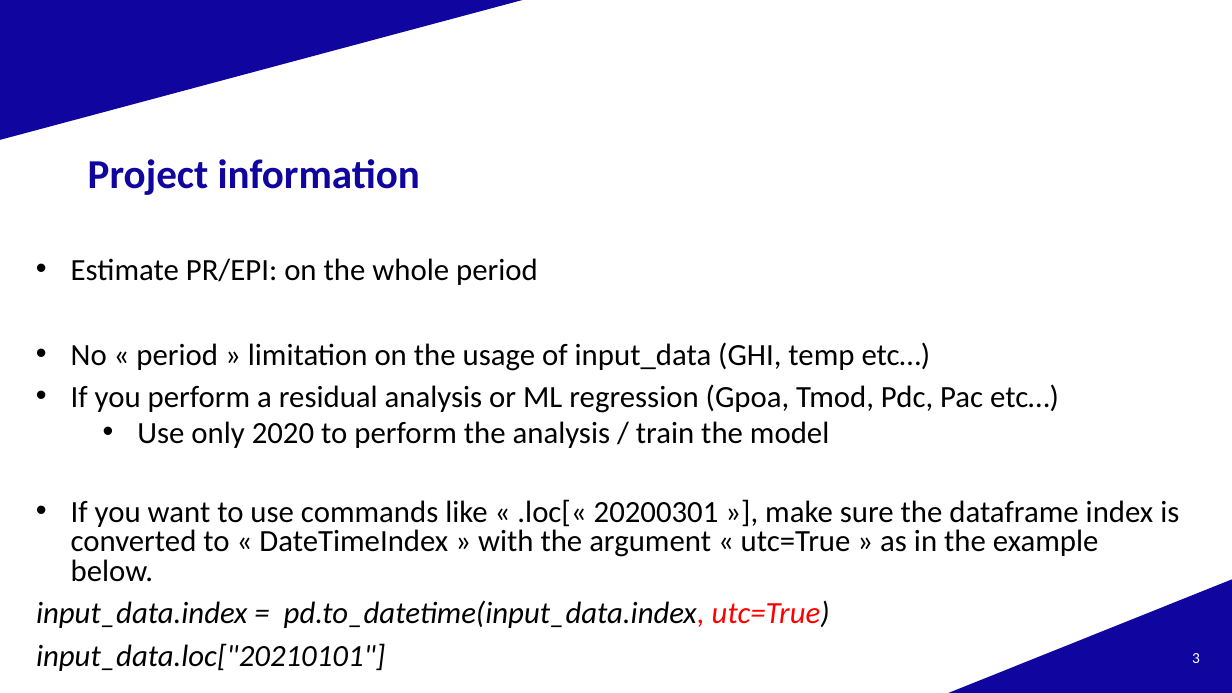
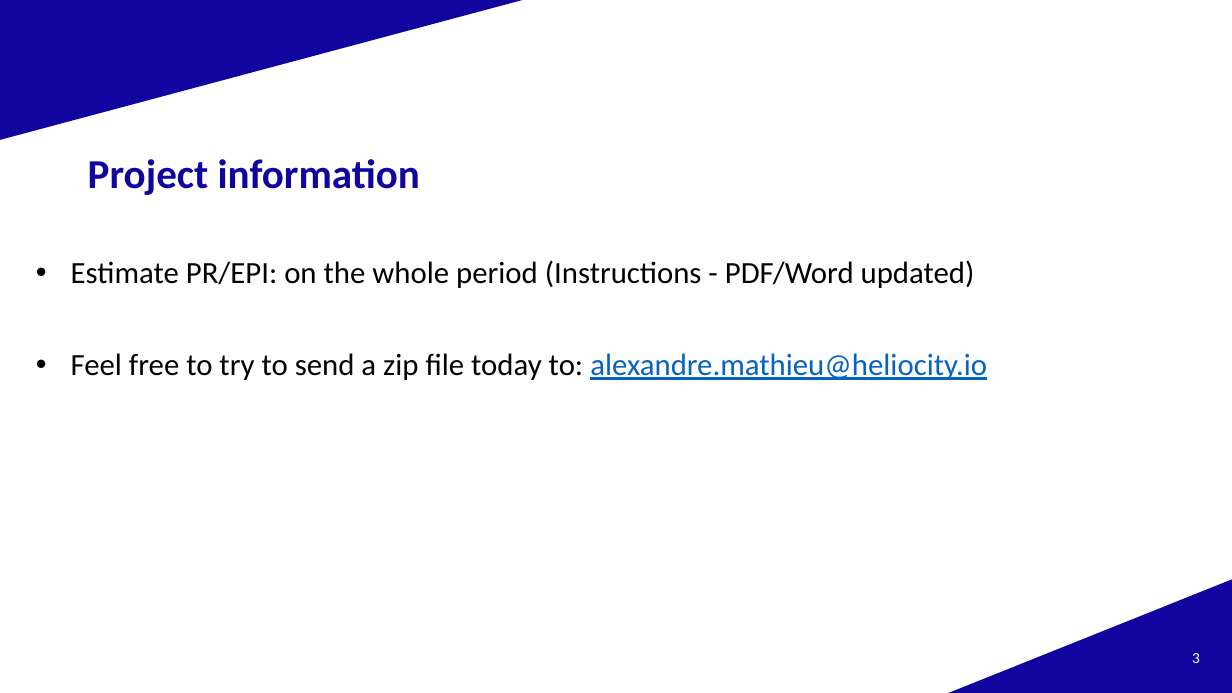
Before and after one commit to AlexandreHugoMathieu/pvfault_detection_solar_academy, a slide deck: slide 3 of slides/2024/slides_20241219.pptx. Drawn at 1232x693 pixels with LibreOffice and Linux fonts; fonts in the diff are those of the drawing; background and template pictures are left out. Boxes give left, top, right and bottom in pixels: in the first picture for what was removed or moved away, otherwise in the second. Text is boxed around its words. In the diff, an @@ line names an element or a change of style, - is before the commit and + after.

Commit message:
Catchup data

```diff
--- a/slides/2024/slides_20241219.pptx
+++ b/slides/2024/slides_20241219.pptx
@@ text at (x1=71, y1=260, x2=987, y2=380): text changed @@
-• Estimate PR/EPI: on the whole period
-• No « period » limitation on the usage of input_data (GHI, temp etc…)
-• If you perform a residual analysis or ML regression (Gpoa, Tmod, Pdc, Pac etc…)
-  • Use only 2020 to perform the analysis / train the model
-• If you want to use commands like « .loc[« 20200301 »], make sure the dataframe index is converted to « DateTimeIndex » with the argument « utc=True » as in the example below.
-input_data.index = pd.to_datetime(input_data.index, utc=True)
-input_data.loc["20210101"]
+• Estimate PR/EPI: on the whole period (Instructions - PDF/Word updated)
+• Feel free to try to send a zip file today to: alexandre.mathieu@heliocity.io
```
Also in this commit, not shown: 1 other slide changed, 18 other files.
